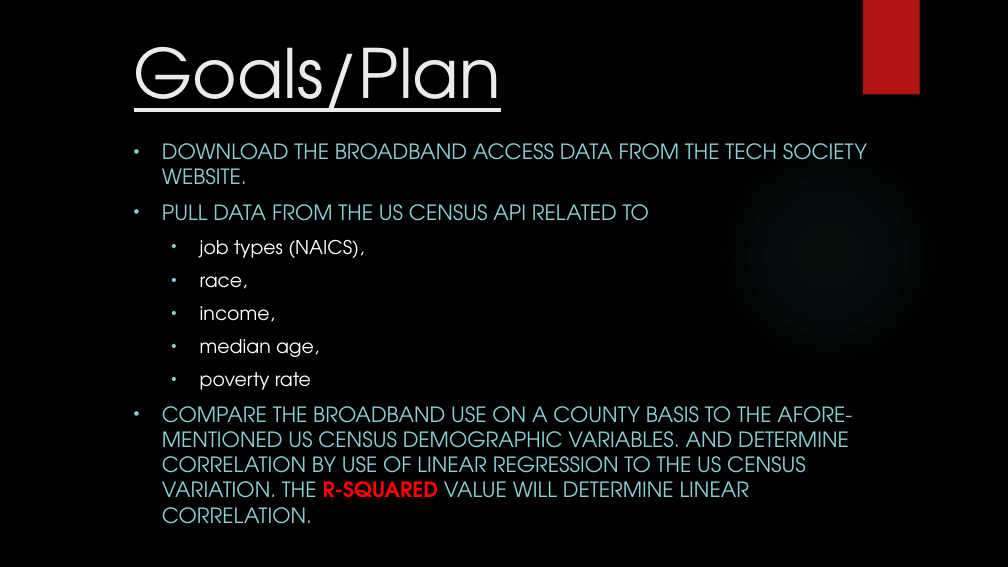
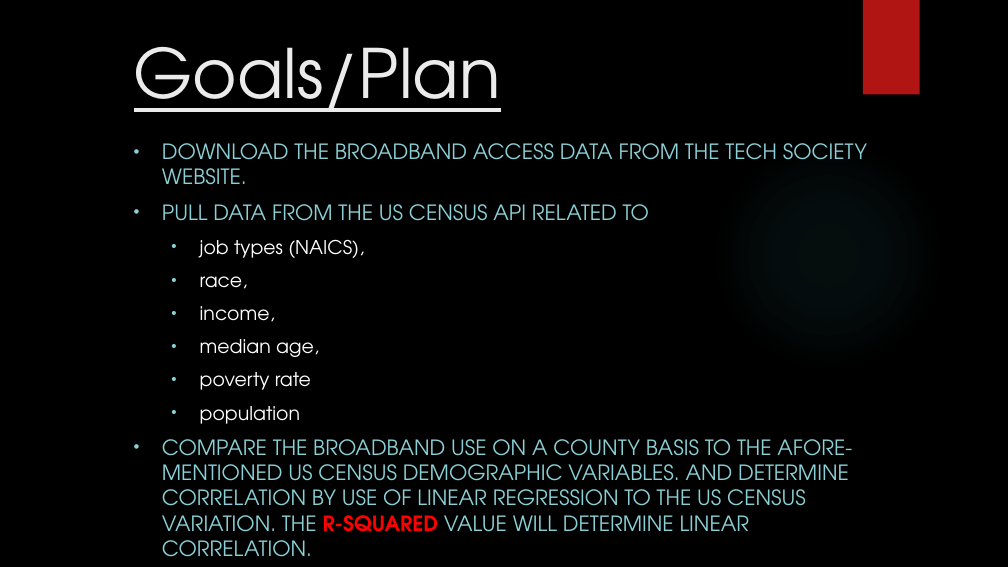
Before and after one commit to Falcon-d/Project-1-Broadband-Access, a slide deck: slide 3 of Project 1 Deck.pptx. Drawn at 1008x567 pixels with LibreOffice and Linux fonts; fonts in the diff are those of the drawing; background and template pictures are left out. Boxes give left, top, right and bottom in pixels: in the first picture for what was removed or moved away, otherwise in the second. Text is boxed around its words. In the diff, an @@ line names an element or a change of style, - is before the commit and + after.

```diff
--- a/Project 1 Deck.pptx
+++ b/Project 1 Deck.pptx
@@ subtitle at (200,406,300,424): paragraph added @@
+  • population
```
Also in this commit, not shown: 8 other slides changed.
